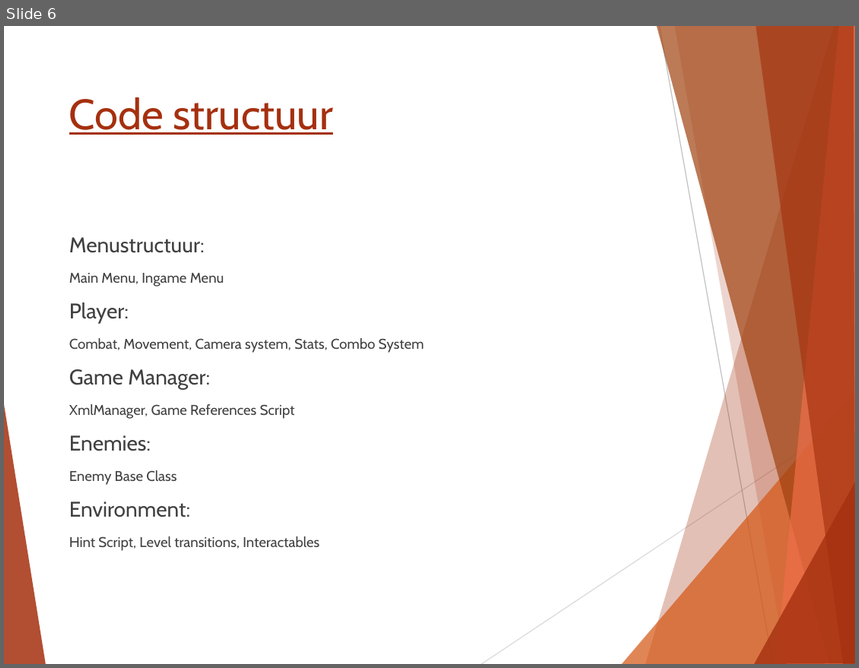
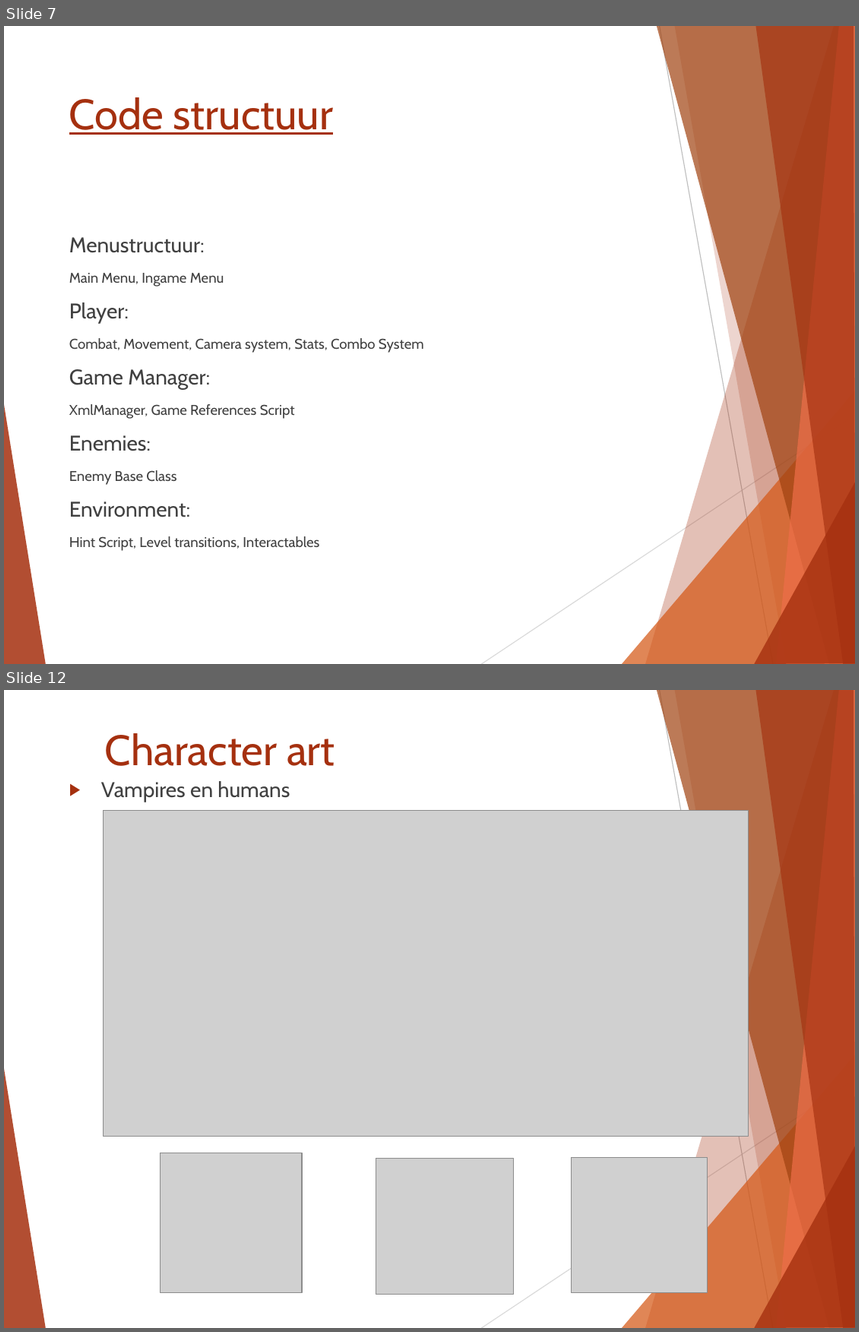
Before and after one commit to Mesmir/GameLabs_Proj1, a slide deck: Project/Presentatie_En_UI/StartPresentatieXeroderma.pptx. Shown one above the other, each under a label of ours: slide 6 before the commit, slides 7 and 12 after it; the slides between them are not shown. The pictures are 859x668 and 859x1332 pixels, drawn with LibreOffice and Linux fonts; fonts in the diff are those of the drawing; grey boxes stand for pictures. Boxes give left, top, right and bottom in pixels: in the first picture for what was removed or moved away, otherwise in the second. Text is boxed around its words. In the diff, an @@ line names an element or a change of style, - is before the commit and + after.

```diff
--- a/Project/Presentatie_En_UI/StartPresentatieXeroderma.pptx
+++ b/Project/Presentatie_En_UI/StartPresentatieXeroderma.pptx
@@ slide 12 added at box(4, 690, 855, 1328), background #FFFFFF; not listed: 10 template elements that a slide beside it also shows @@
@@ title added at box(105, 733, 335, 766), 36 pt, text #A5300F @@
+Character art
@@ text added at box(101, 781, 290, 802), 18 pt, text #404040 @@
+▶ Vampires en humans
@@ picture added at box(104, 811, 749, 1137) @@
@@ picture added at box(160, 1153, 302, 1293) @@
@@ picture added at box(376, 1159, 514, 1295) @@
@@ picture added at box(572, 1158, 708, 1293) @@
@@ what was slide 6 is now slide 7 @@
```
Also in this commit, not shown: 6 other slides added, 1 slide removed.
